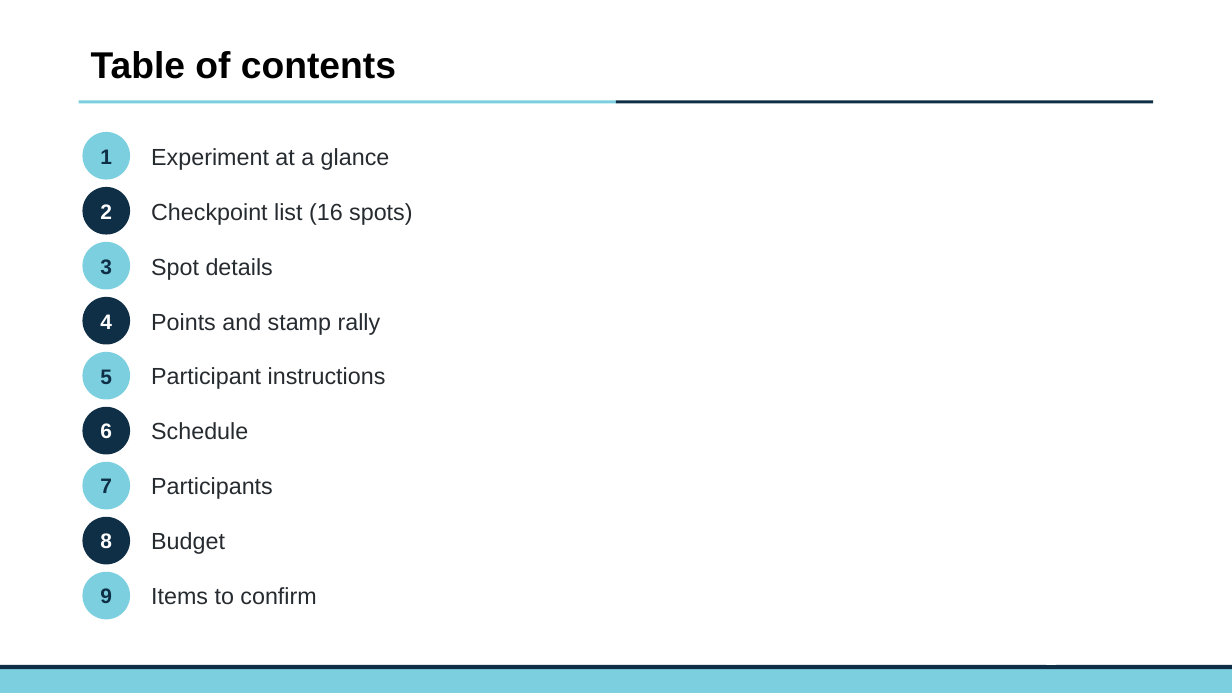
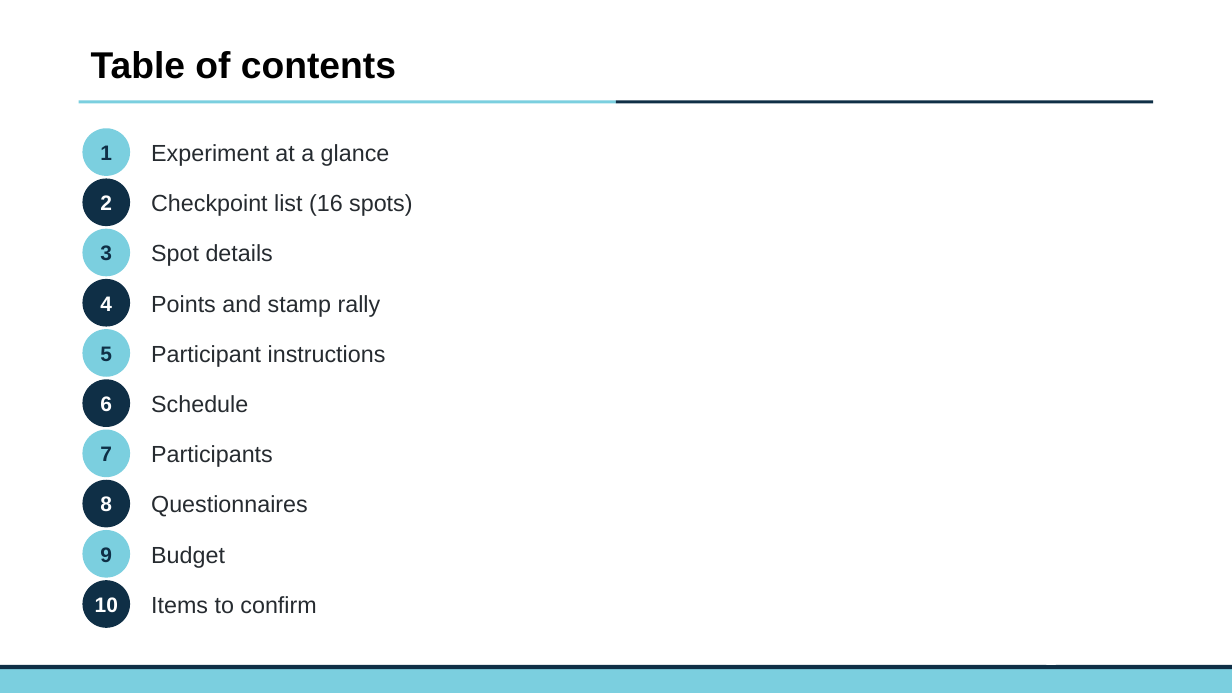
Before and after one commit to JakeChoi03/GitHub, a slide deck: slide 2 of reports/Asakusa_experiment_plan.pptx. Drawn at 1232x693 pixels with LibreOffice and Linux fonts; fonts in the diff are those of the drawing; background and template pictures are left out. Boxes give left, top, right and bottom in pixels: in the first picture for what was removed or moved away, otherwise in the second. Text is boxed around its words. In the diff, an @@ line names an element or a change of style, - is before the commit and + after.

```diff
--- a/reports/Asakusa_experiment_plan.pptx
+++ b/reports/Asakusa_experiment_plan.pptx
@@ 2 texts, 1 ellipse: place and size @@
-2 texts, 1 ellipse at (82,132,390,179)
+2 texts, 1 ellipse at (82,128,390,176)
@@ 2 texts, 1 ellipse: place and size @@
-2 texts, 1 ellipse at (82,187,412,235)
+2 texts, 1 ellipse at (82,179,412,226)
@@ 2 texts, 1 ellipse: place and size @@
-2 texts, 1 ellipse at (82,242,273,290)
+2 texts, 1 ellipse at (82,229,273,277)
@@ 2 texts, 1 ellipse: place and size @@
-2 texts, 1 ellipse at (82,297,381,344)
+2 texts, 1 ellipse at (82,279,381,327)
@@ 4 texts, 2 ellipses: place and size @@
-4 texts, 2 ellipses at (82,352,386,455)
+4 texts, 2 ellipses at (82,329,386,427)
@@ 2 texts, 1 ellipse: place and size @@
-2 texts, 1 ellipse at (82,462,273,510)
+2 texts, 1 ellipse at (82,430,273,478)
@@ text "8": place and size @@
-text "8" at (100,533,112,548)
+text "8" at (100,496,112,511)
@@ ellipse: place and size @@
-ellipse at (82,517,130,565)
+ellipse at (82,480,130,528)
@@ text added at (151,495,308,517), 20 pt, text #262B30 @@
+Questionnaires
@@ text "9": place and size @@
-text "9" at (100,588,112,603)
+text "9" at (100,547,112,562)
@@ ellipse: place and size @@
-ellipse at (82,572,130,619)
+ellipse at (82,531,130,578)
@@ text "Budget": place and size @@
-text "Budget" at (151,532,225,554)
+text "Budget" at (151,546,225,568)
@@ ellipse added at (82,580,130,628), fill #0F2F46 @@
@@ text added at (95,597,118,612), 18 pt, text #FFFFFF, bold @@
+10
@@ text "Items to confirm": place and size @@
-text "Items to confirm" at (151,587,316,605)
+text "Items to confirm" at (151,596,316,614)
```
Also in this commit, not shown: 5 other slides changed, 2 slides added, 2 other files.
